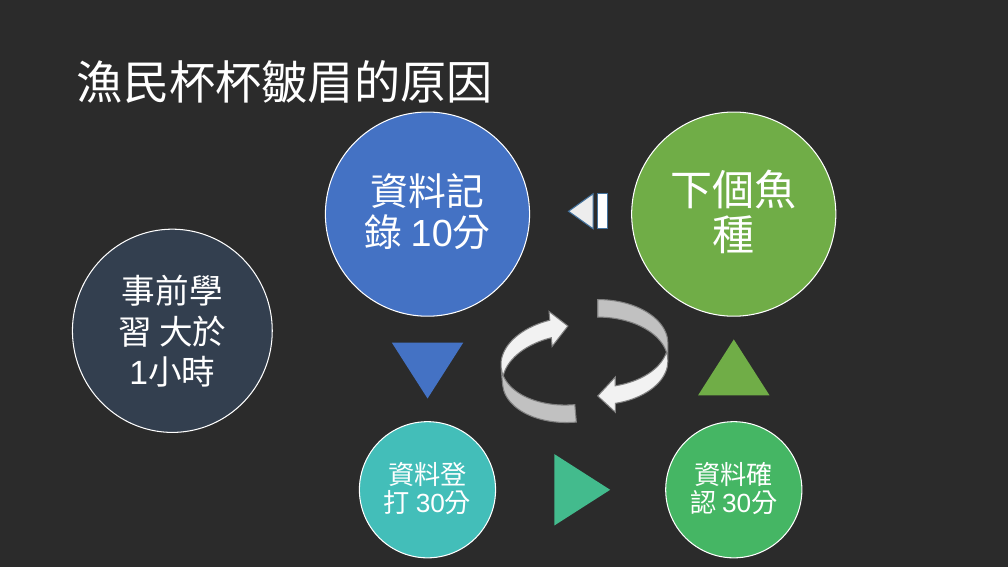
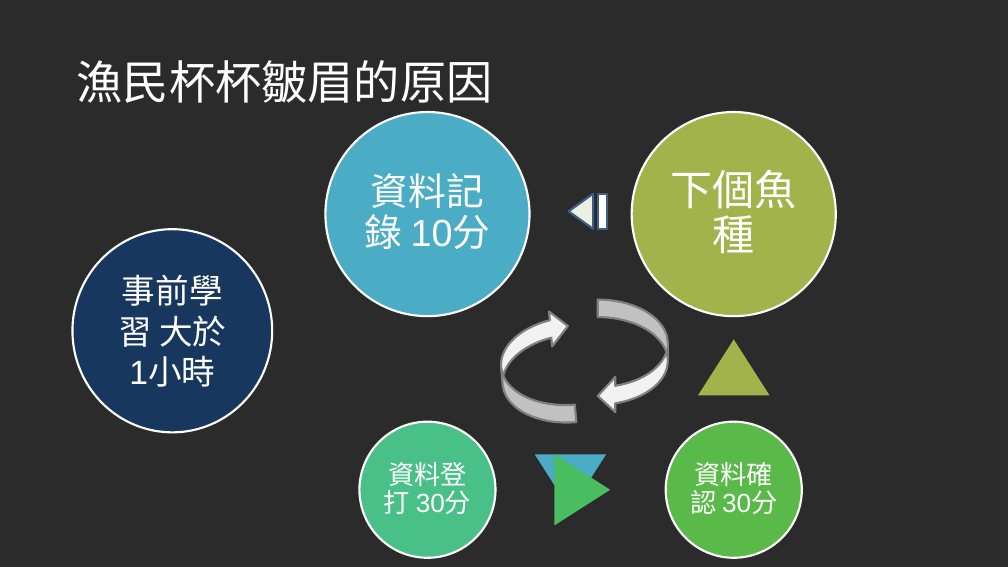
Before and after one commit to Fishachthon2018/ursula1, a slide deck: slide 4 of Ursula.pptx. Drawn at 1008x567 pixels with LibreOffice and Linux fonts; fonts in the diff are those of the drawing; background and template pictures are left out; a plain dark background stands for a picture behind light text. Boxes give left, top, right and bottom in pixels: in the first picture for what was removed or moved away, otherwise in the second. Text is boxed around its words. In the diff, an @@ line names an element or a change of style, - is before the commit and + after.

Commit message:
upload the slides in pdf format

```diff
--- a/Ursula.pptx
+++ b/Ursula.pptx
@@ ellipse "資料記錄 10分": place and size @@
-ellipse "資料記錄 10分" at bbox=[364, 173, 491, 249]
+ellipse "資料記錄 10分" at bbox=[325, 112, 529, 316]
@@ ellipse "資料記錄 10分" at bbox=[325, 112, 529, 316]: fill none to #4BACC6; outline none to #FFFFFF 2 pt @@
@@ ellipse "下個魚種": place and size @@
-ellipse "下個魚種" at bbox=[671, 169, 797, 254]
+ellipse "下個魚種" at bbox=[632, 112, 836, 316]
@@ ellipse "下個魚種" at bbox=[632, 112, 836, 316]: fill none to #A1B34A; outline none to #FFFFFF 2 pt @@
@@ group removed at bbox=[325, 112, 836, 558]: 4 ellipses, 1 triangle @@
@@ triangle at bbox=[568, 194, 593, 229]: fill #EDEDED to #EBF1DE; outline #43739E 1 pt to #3A5F8C 2 pt; proportions changed @@
@@ rectangle at bbox=[598, 194, 607, 228]: outline #43739E 1 pt to #3A5F8C 2 pt @@
@@ ellipse "事前學習 大於1小時" at bbox=[73, 229, 272, 433]: fill #333F50 to #17375E; outline #FFFFFF 1 pt to #FFFFFF 2 pt @@
@@ curved left arrow at bbox=[598, 299, 668, 414]: outline #808080 1 pt to #808080 2 pt; proportions changed @@
@@ curved left arrow at bbox=[497, 309, 577, 429]: outline #808080 1 pt to #808080 2 pt; proportions changed @@
@@ triangle at bbox=[698, 340, 769, 395]: fill #70AD47 to #A1B34A; proportions changed @@
@@ ellipse "資料登打 30分": place and size @@
-ellipse "資料登打 30分" at bbox=[384, 462, 471, 514]
+ellipse "資料登打 30分" at bbox=[359, 422, 495, 558]
@@ ellipse "資料登打 30分" at bbox=[359, 422, 495, 558]: fill none to #4AC089; outline none to #FFFFFF 2 pt @@
@@ ellipse "資料確認 30分": place and size @@
-ellipse "資料確認 30分" at bbox=[690, 462, 777, 514]
+ellipse "資料確認 30分" at bbox=[666, 422, 802, 558]
@@ ellipse "資料確認 30分" at bbox=[666, 422, 802, 558]: fill none to #5ABA49; outline none to #FFFFFF 2 pt @@
@@ triangle added at bbox=[535, 454, 606, 510], fill #4BACC6 @@
@@ triangle at bbox=[554, 454, 610, 526]: fill #43BB8D to #4ABD60; proportions changed @@
```
Also in this commit, not shown: 3 other slides changed, 1 other file.
